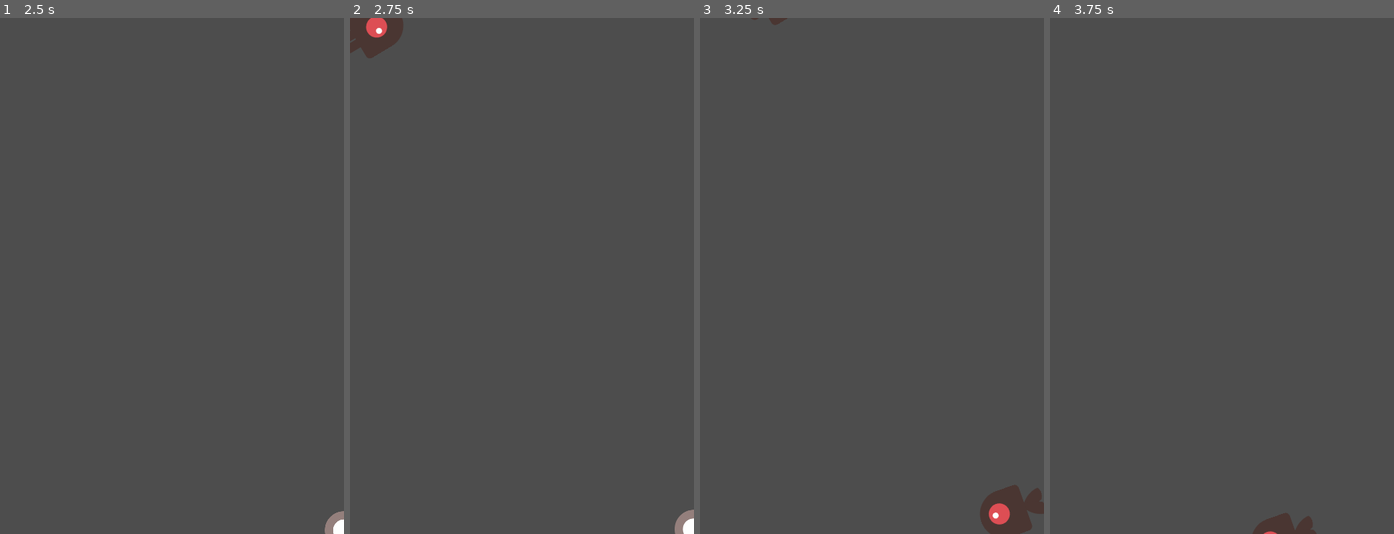
Above: before the commit, frames 1-4 (left to right).
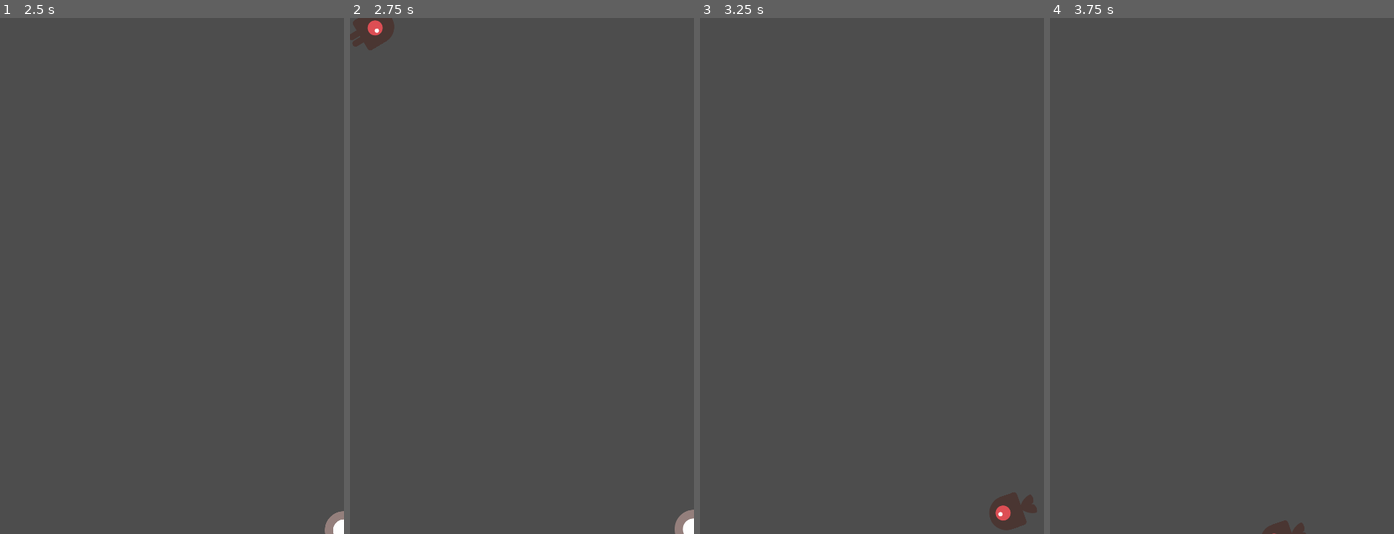
Above: after the commit, the same moments.

Repository: Tailung42/2dgamegodot
Game: Godot game, scene res://main.tscn
The game is run twice, just before and just after one commit, with the same random seed, the same clock (stepped at 60 frames per second) and the same inputs.
Inputs:
- Up to frame 1 (2.5 s): tap Enter at 0.5 s; hold Right (move_right) 0.53-1.28 s; hold Down (move_down) 1.28-2.03 s; hold Right (move_right) from 2.03 s (still down)
- Up to frame 2 (2.75 s): keep holding Right (move_right)
- Up to frame 3 (3.25 s): release Right (move_right) at 2.78 s; hold Up (move_up) from 2.78 s (still down)
- Up to frame 4 (3.75 s): release Up (move_up) at 3.53 s; hold Left (mover_left) from 3.53 s (still down)

Frame 1 is identical in both runs. In frame 2, 0.4% of the frame differs, in the area x 0-16%, y 0-8%; in frame 3, 0.8%, in the area x 15-100%, y 0-100%; in frame 4, 0.3%.

Commit message:
working

Diff:
--- a/mob.tscn
+++ b/mob.tscn
@@ -45,22 +45,22 @@
 }]
 
 [sub_resource type="CapsuleShape2D" id="CapsuleShape2D_3cxog"]
-radius = 33.0308
-height = 90.0577
+radius = 23.9599
+height = 66.134
 
 [node name="Mob" type="RigidBody2D"]
-position = Vector2(94, 85)
+position = Vector2(139, 65)
 collision_mask = 0
 gravity_scale = 0.0
 script = ExtResource("1_8foma")
 metadata/_edit_group_ = true
 
 [node name="VisibleOnScreenEnabler2D" type="VisibleOnScreenEnabler2D" parent="."]
-position = Vector2(-3.8147e-06, 0)
-scale = Vector2(4.5, 3.3)
+position = Vector2(0.500003, 0)
+scale = Vector2(3.55, 2.4)
 
 [node name="AnimatedSprite2D" type="AnimatedSprite2D" parent="."]
-scale = Vector2(0.7, 0.7)
+scale = Vector2(0.5, 0.5)
 sprite_frames = SubResource("SpriteFrames_peev5")
 animation = &"walk"
 
